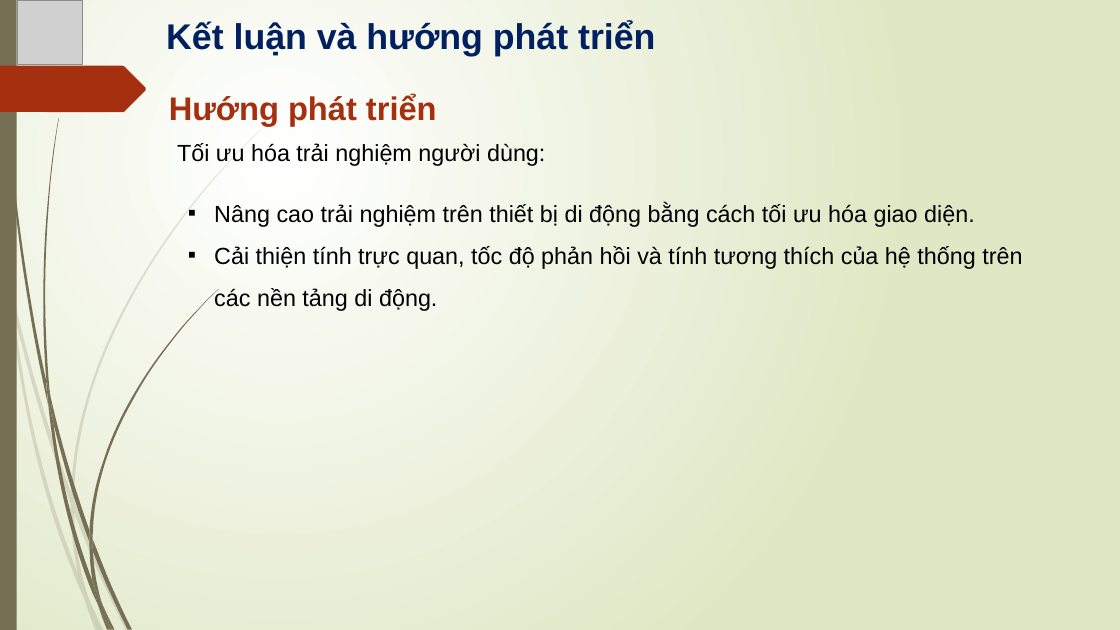
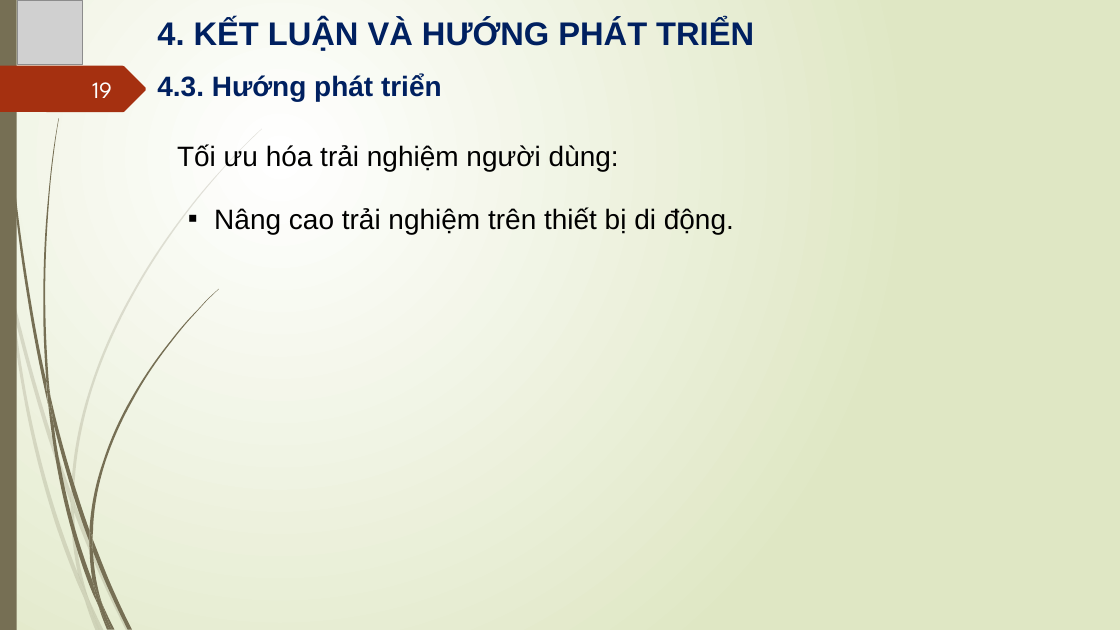
Before and after one commit to thaihunghung/tn-da20ttb-110120031-tranthaihung-xdapivhtcdttcdasvcntt, a slide deck: slide 19 of docs/XAYDUNGAPIVAHE_THONGCHAMDIEM.pptx (slide 17 before the commit). Drawn at 1120x630 pixels with LibreOffice and Linux fonts; fonts in the diff are those of the drawing; grey boxes stand for pictures. Boxes give left, top, right and bottom in pixels: in the first picture for what was removed or moved away, otherwise in the second. Text is boxed around its words. In the diff, an @@ line names an element or a change of style, - is before the commit and + after.

```diff
--- a/docs/XAYDUNGAPIVAHE_THONGCHAMDIEM.pptx
+++ b/docs/XAYDUNGAPIVAHE_THONGCHAMDIEM.pptx
@@ text at (157,19,754,51): text changed; size 30.6 to 28 pt @@
-Kết luận và hướng phát triển
+4. KẾT LUẬN VÀ HƯỚNG PHÁT TRIỂN
@@ page number added at (92,82,112,98), 20 pt, text #FEFFFF @@
+19
@@ text at (157,74,442,101): text changed; size 28 to 24 pt; text colour #A53010 to #002060 @@
-Hướng phát triển
+4.3. Hướng phát triển
@@ text "Tối ưu hóa trải nghiệm ..." at (177,144,619,171): size 20 to 24 pt @@
@@ text at (214,207,734,234): text changed; size 20 to 24 pt @@
-▪ Nâng cao trải nghiệm trên thiết bị di động bằng cách tối ưu hóa giao diện.
-▪ Cải thiện tính trực quan, tốc độ phản hồi và tính tương thích của hệ thống trên các nền tảng di động.
+▪ Nâng cao trải nghiệm trên thiết bị di động.
```
Also in this commit, not shown: 13 other slides changed, 7 slides added, 6 slides removed, 12 other files.
